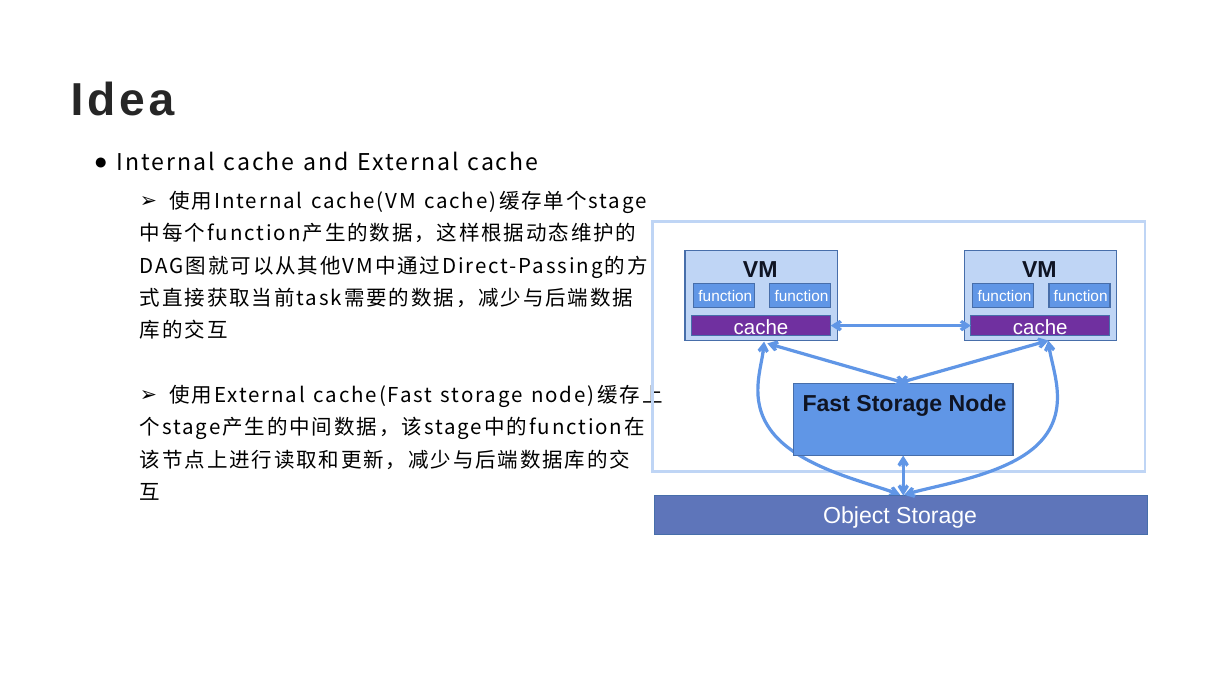
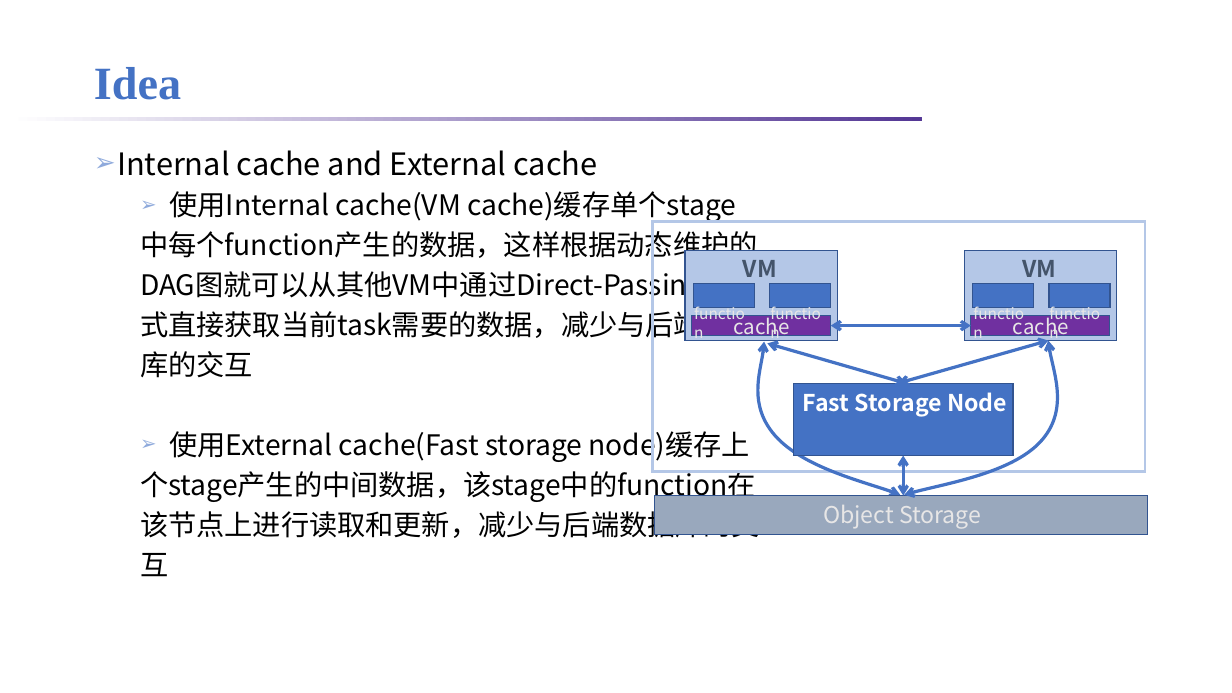
Before and after one commit to lt2000/ADSL, a slide deck: slide 6 of meeting/作图.pptx (slide 5 before the commit). Drawn at 1232x693 pixels with LibreOffice and Linux fonts; fonts in the diff are those of the drawing; background and template pictures are left out. Boxes give left, top, right and bottom in pixels: in the first picture for what was removed or moved away, otherwise in the second. Text is boxed around its words. In the diff, an @@ line names an element or a change of style, - is before the commit and + after.

Commit message:
update PPT

```diff
--- a/meeting/作图.pptx
+++ b/meeting/作图.pptx
@@ title "Idea": place and size @@
-title "Idea" at bbox=[71, 81, 175, 116]
+title "Idea" at bbox=[94, 67, 181, 100]
@@ title "Idea" at bbox=[94, 67, 181, 100]: font Arial to Times New Roman, text colour #262626 to #4472C4, letter spacing 3 to 0 pt; line spacing 1 to 1.2 @@
@@ rectangle added at bbox=[10, 117, 922, 121], fill gradient #FFFFFF to #543795 @@
@@ text "Internal cache and External cache" at bbox=[117, 150, 760, 577]: size 18 to 24 pt in "Internal cache and External cache"; letter spacing 1.5 to 0 pt; size 16 to 22 pt in "使用Internal cache(VM cache)缓存单个stage", "中每个function产生的数据，这样根据动态维护的", "DAG图就可以从其他VM中通过Direct-Passing的方", "式直接获取当前task需要的数据，减少与后端数据" and 5 more places; bullet ● to ➢; line spacing 1.1 to 1; more space between paragraphs; line spacing 1 to 0.8 @@
@@ rectangle at bbox=[653, 221, 1145, 471]: outline #BFD5F5 2.25 pt to #B4C7E7 2.25 pt @@
@@ rectangle at bbox=[685, 250, 837, 341]: fill #BFD5F5 to #B4C7E7; outline #476FAA 1 pt to #325491 1 pt @@
@@ text "VM" at bbox=[743, 260, 777, 277]: font Arial to Noto Sans CJK SC, text colour #0F1423 to #44546A @@
@@ rectangle at bbox=[965, 250, 1117, 341]: fill #BFD5F5 to #B4C7E7; outline #476FAA 1 pt to #325491 1 pt @@
@@ text "VM" at bbox=[1022, 260, 1056, 277]: font Arial to Noto Sans CJK SC, text colour #0F1423 to #44546A @@
@@ fill #6096E6 to #4472C4; outline #476FAA 1 pt to #325491 1 pt in 5 elements at bbox=[794, 384, 1014, 456], bbox=[693, 284, 754, 308], bbox=[770, 284, 831, 308], bbox=[972, 284, 1033, 308], bbox=[1049, 284, 1110, 308] @@
@@ rectangle at bbox=[692, 315, 831, 335]: outline #476FAA 1 pt to #325491 1 pt @@
@@ double arrow (831, 325) - (971, 325): stroke #6096E6 2.5 pt to #4472C4 2.5 pt @@
@@ rectangle at bbox=[971, 315, 1110, 335]: outline #476FAA 1 pt to #325491 1 pt @@
@@ font Arial to Noto Sans CJK SC, text colour #FFFFFF to #E7E6E6 in 7 elements at bbox=[823, 505, 981, 528], bbox=[685, 282, 763, 310], bbox=[762, 282, 840, 310], bbox=[734, 314, 790, 340], bbox=[965, 282, 1043, 310], bbox=[1041, 282, 1119, 310], bbox=[1013, 314, 1069, 340] @@
@@ freeform shape at bbox=[760, 342, 900, 495]: outline #6096E6 2.5 pt to #4472C4 2.5 pt @@
@@ double arrow (767, 344) - (907, 384): stroke #6096E6 2.5 pt to #4472C4 2.5 pt @@
@@ double arrow (1049, 341) - (898, 384): stroke #6096E6 2.5 pt to #4472C4 2.5 pt @@
@@ freeform shape at bbox=[905, 341, 1056, 495]: outline #6096E6 2.5 pt to #4472C4 2.5 pt @@
@@ text "Fast Storage Node" at bbox=[803, 392, 1007, 416]: font Arial to Noto Sans CJK SC, text colour #0F1423 to #FFFFFF @@
@@ double arrow (904, 456) - (904, 495): stroke #6096E6 2.5 pt to #4472C4 2.5 pt @@
@@ rectangle at bbox=[655, 495, 1148, 534]: fill #5E75BA to #99A8BD; outline #476FAA 1 pt to #325491 1 pt @@
```
Also in this commit, not shown: 9 other slides changed, 4 slides added, 1 slide removed, 1 other file.
